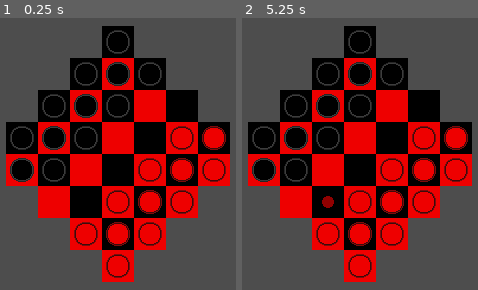
Above: before the commit, frames 1-2 (left to right).
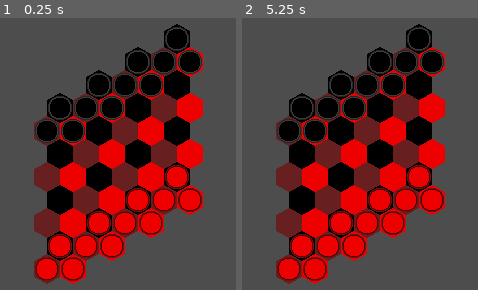
Above: after the commit, the same moments.

Repository: CattacoCattaco/Orthogonal-Checkers
Game: Godot game, scene res://game/game.tscn
The game is run twice, just before and just after one commit, with the same random seed, the same clock (stepped at 60 frames per second) and the same inputs.
Inputs (mouse positions are in pixels of both pictures, inside the frame that each line leads up to):
- Up to frame 1 (0.25 s): no input
- Up to frame 2 (5.25 s): click (263, 137) at 0.52 s; click (263, 137) at 1.27 s; click (263, 137) at 2.02 s; tap Enter at 2.75, 4.25 s; move the mouse to (outside the picture) at 2.77 s; press the mouse at (outside the picture) at 2.78 s; tap Space at 3.5, 5 s; move the mouse to (outside the picture) at 3.52 s; release the mouse at (outside the picture) at 3.53 s; click (outside the picture) at 3.6 s; move the mouse to (423, 75) at 4.27 s; press the mouse at (423, 75) at 4.28 s; move the mouse to (326, 224) at 5.02 s; release the mouse at (326, 224) at 5.03 s; click (326, 224) at 5.1 s

The runs differ from the first frame. In frame 1, 44% of the frame differs, in the area x 2-98%, y 2-98%; in frame 2, 44%.

Commit message:
Create Hex Board
The game can now be played on a hex board.

Diff:
--- a/game/board/board.gd
+++ b/game/board/board.gd
@@ -1,9 +1,18 @@
 class_name Board
 extends Node2D
 
+enum BoardShape {
+	SQUARE_OFFSET,
+	SQUARE_SQUARE,
+	HEXES_2_PLAYER,
+	HEXES_3_PLAYER,
+}
+
 ## The scene of the tiles
 @export var tile_scene: PackedScene
-## The number of tiles in each diagonal
+## The shape of the board
+@export var shape: BoardShape
+## The number of tiles in each diagonal/row
 @export var board_size: int = 4
 ## The number of diagonals with checkers on them that each side gets
 @export var checker_diagonals: int = 3
@@ -24,6 +33,14 @@
 
 
 func _place_tiles() -> void:
+	match shape:
+		BoardShape.SQUARE_OFFSET:
+			_place_square_offset_tiles()
+		BoardShape.HEXES_2_PLAYER:
+			_place_hex_2_player_tiles()
+
+
+func _place_square_offset_tiles() -> void:
 	for dark_diagonal in range(board_size):
 		var is_king_diagonal: bool = dark_diagonal == 0
 		var tile_type: Tile.TileType = (Tile.TileType.KING if is_king_diagonal
@@ -59,6 +76,57 @@
 			_place_tile(board_pos, Tile.TileColor.LIGHT, tile_type, has_pieces, piece_color)
 
 
+func _place_hex_2_player_tiles() -> void:
+	for dark_diagonal in range(board_size):
+		var is_king_diagonal: bool = dark_diagonal == 0
+		var tile_type: Tile.TileType = (Tile.TileType.KING if is_king_diagonal
+				else Tile.TileType.NORMAL)
+
+		var has_dark_pieces: bool = dark_diagonal < ceili(checker_diagonals / 3.0)
+		var has_light_pieces: bool = dark_diagonal >= board_size - floori(checker_diagonals / 3.0)
+		var has_pieces: bool = has_dark_pieces or has_light_pieces
+		var piece_color: Piece.PieceColor = (Piece.PieceColor.LIGHT if has_light_pieces
+				else Piece.PieceColor.DARK)
+
+		var diagonal_start := Vector2i(1, -1) * dark_diagonal
+
+		for column in range(board_size):
+			var board_pos := diagonal_start + Vector2i(1, 2) * column
+			_place_tile(board_pos, Tile.TileColor.DARK, tile_type, has_pieces, piece_color)
+
+	for light_diagonal in range(board_size):
+		var is_king_diagonal: bool = light_diagonal == board_size - 1
+		var tile_type: Tile.TileType = (Tile.TileType.KING if is_king_diagonal
+				else Tile.TileType.NORMAL)
+
+		var has_dark_pieces: bool = light_diagonal < floori(checker_diagonals / 3.0)
+		var has_light_pieces: bool = light_diagonal >= board_size - ceili(checker_diagonals / 3.0)
+		var has_pieces: bool = has_dark_pieces or has_light_pieces
+		var piece_color: Piece.PieceColor = (Piece.PieceColor.LIGHT if has_light_pieces
+				else Piece.PieceColor.DARK)
+
+		var diagonal_start := Vector2i(1, 0) + Vector2i(1, -1) * light_diagonal
+
+		for column in range(board_size):
+			var board_pos := diagonal_start + Vector2i(1, 2) * column
+			_place_tile(board_pos, Tile.TileColor.LIGHT, tile_type, has_pieces, piece_color)
+
+	for mid_diagonal in range(board_size):
+		var tile_type: Tile.TileType = Tile.TileType.NORMAL
+
+		var has_dark_pieces: bool = mid_diagonal < roundi(checker_diagonals / 3.0)
+		var has_light_pieces: bool = mid_diagonal >= board_size - roundi(checker_diagonals / 3.0)
+		var has_pieces: bool = has_dark_pieces or has_light_pieces
+		var piece_color: Piece.PieceColor = (Piece.PieceColor.LIGHT if has_light_pieces
+				else Piece.PieceColor.DARK)
+
+		var diagonal_start := Vector2i(0, -1) + Vector2i(1, -1) * mid_diagonal
+
+		for column in range(board_size):
+			var board_pos := diagonal_start + Vector2i(1, 2) * column
+			_place_tile(board_pos, Tile.TileColor.MID, tile_type, has_pieces, piece_color)
+
+
 func _place_tile(board_pos: Vector2i, color: Tile.TileColor, type: Tile.TileType, place_piece: bool,
 		piece_color: Piece.PieceColor) -> void:
 	var tile: Tile = tile_scene.instantiate()
@@ -66,19 +134,57 @@
 	tiles[board_pos] = tile
 
 	tile.pos = board_pos
-	tile.position = tile.pos * 32 + get_bounds().position
 	tile.color = color
 	tile.type = type
 	tile.board = self
+
+	match shape:
+		BoardShape.SQUARE_OFFSET, BoardShape.SQUARE_SQUARE:
+			tile.shape = Tile.TileShape.SQUARE
+		BoardShape.HEXES_2_PLAYER:
+			tile.shape = Tile.TileShape.HEX_2_WAY
+		BoardShape.HEXES_3_PLAYER:
+			tile.shape = Tile.TileShape.HEX_3_WAY
+
+	match tile.shape:
+		Tile.TileShape.SQUARE:
+			tile.position = get_bounds().position + tile.pos * 32
+		Tile.TileShape.HEX_2_WAY, Tile.TileShape.HEX_3_WAY:
+			var x_offset: int = 13
+			var y_offset: int = 23 * (board_size - 1)
+
+			tile.position = get_bounds().position + Vector2i(x_offset, y_offset) + (
+					tile.pos.x * Vector2i(13, 23)
+					+ tile.pos.y * Vector2i(13, -23)
+			)
 
 	if place_piece:
 		tile.add_piece(piece_color, Piece.PieceType.CHECKER)
 
 
 func get_bounds() -> Rect2i:
-	var rect_pos := Vector2i(-board_size * 32 + 16, -board_size * 32)
-	var rect_size := Vector2i(board_size * 2 - 1, board_size * 2) * 32
-	return Rect2i(rect_pos, rect_size)
+	match shape:
+		BoardShape.SQUARE_OFFSET:
+			var width: int = board_size * 64 - 32
+			var height: int = board_size * 64
+
+			@warning_ignore("integer_division")
+			var rect_pos := Vector2i(-width / 2, -height / 2)
+			var rect_size := Vector2i(width, height)
+
+			return Rect2i(rect_pos, rect_size)
+		BoardShape.HEXES_2_PLAYER:
+			var width: int = 26 * (board_size + ((board_size + 1) >> 1)) + (
+					13 if board_size % 2 == 0 else 0)
+			var height: int = 53 + 69 * (board_size - 1)
+
+			@warning_ignore("integer_division")
+			var rect_pos := Vector2i(-width / 2, -height / 2)
+			var rect_size := Vector2i(width, height)
+
+			return Rect2i(rect_pos, rect_size)
+
+	return Rect2i(0, 0, 0, 0)
 
 
 func next_turn() -> void:
--- a/game/board/piece/piece.gd
+++ b/game/board/piece/piece.gd
@@ -33,6 +33,9 @@
 	if board.selected_piece != self:
 		select()
 	else:
+		if board.is_in_chain_jump and board.turn == color:
+			board.next_turn()
+
 		deselect()
 
 
@@ -44,9 +47,6 @@
 
 	if board.selected_piece == self:
 		board.selected_piece = null
-
-	if board.is_in_chain_jump and board.turn == color:
-		board.next_turn()
 
 
 func select() -> void:
@@ -86,6 +86,18 @@
 
 
 func get_move_directions() -> Array[Vector2i]:
+	match board.tiles[pos].shape:
+		Tile.TileShape.SQUARE:
+			return _get_square_move_directions()
+		Tile.TileShape.HEX_2_WAY:
+			return _get_hex_2_way_move_directions()
+		Tile.TileShape.HEX_3_WAY:
+			return _get_hex_3_way_move_directions()
+
+	return []
+
+
+func _get_square_move_directions() -> Array[Vector2i]:
 	match type:
 		PieceType.CHECKER:
 			if color == PieceColor.LIGHT:
@@ -94,6 +106,48 @@
 				return [Vector2i(1, 0), Vector2i(0, 1)]
 		PieceType.CHECKER_KING:
 			return [Vector2i(-1, 0), Vector2i(0, -1), Vector2i(1, 0), Vector2i(0, 1)]
+
+	return []
+
+
+func _get_hex_2_way_move_directions() -> Array[Vector2i]:
+	match type:
+		PieceType.CHECKER:
+			if color == PieceColor.LIGHT:
+				return [Vector2i(-1, 0), Vector2i(0, 1), Vector2i(-1, -1)]
+			elif color == PieceColor.DARK:
+				return [Vector2i(1, 0), Vector2i(0, -1), Vector2i(1, 1)]
+		PieceType.CHECKER_KING:
+			return [
+				Vector2i(-1, 0),
+				Vector2i(0, -1),
+				Vector2i(-1, -1),
+				Vector2i(1, 0),
+				Vector2i(0, 1),
+				Vector2i(1, 1),
+			]
+
+	return []
+
+
+func _get_hex_3_way_move_directions() -> Array[Vector2i]:
+	match type:
+		PieceType.CHECKER:
+			if color == PieceColor.LIGHT:
+				return [Vector2i(-1, 0), Vector2i(-1, -1)]
+			elif color == PieceColor.DARK:
+				return [Vector2i(1, 0), Vector2i(0, -1)]
+			else:
+				return [Vector2i(0, 1), Vector2i(1, 1)]
+		PieceType.CHECKER_KING:
+			return [
+				Vector2i(-1, 0),
+				Vector2i(0, -1),
+				Vector2i(-1, -1),
+				Vector2i(1, 0),
+				Vector2i(0, 1),
+				Vector2i(1, 1),
+			]
 
 	return []
 
--- a/game/board/tile/hex/hex_tile.tscn
+++ b/game/board/tile/hex/hex_tile.tscn
@@ -6,7 +6,7 @@
 [sub_resource type="AtlasTexture" id="AtlasTexture_ntfmg"]
 resource_local_to_scene = true
 atlas = ExtResource("1_3hve4")
-region = Rect2(0, 0, 30, 26)
+region = Rect2(0, 0, 26, 30)
 
 [node name="HexTile" type="Sprite2D"]
 use_parent_material = true
--- a/game/board/tile/tile.gd
+++ b/game/board/tile/tile.gd
@@ -1,5 +1,11 @@
 class_name Tile
 extends Sprite2D
+
+enum TileShape {
+	SQUARE,
+	HEX_2_WAY,
+	HEX_3_WAY,
+}
 
 enum TileColor {
 	LIGHT,
@@ -24,6 +30,8 @@
 
 var type: TileType = TileType.NORMAL:
 	set = _set_type
+
+var shape: TileShape = TileShape.SQUARE
 
 var pos: Vector2i
 
--- a/game/game.tscn
+++ b/game/game.tscn
@@ -4,7 +4,7 @@
 [ext_resource type="Script" uid="uid://bfs6p6teyhp8i" path="res://game/board/board.gd" id="1_h7iqs"]
 [ext_resource type="Script" uid="uid://b4psjqtwxtgxf" path="res://game/draggable_camera.gd" id="1_l1rk1"]
 [ext_resource type="Texture2D" uid="uid://cdg51ry5ky8wo" path="res://game/board/palettes/classic.png" id="2_dakft"]
-[ext_resource type="PackedScene" uid="uid://c5uuuhrwasagt" path="res://game/board/tile/square/square_tile.tscn" id="2_vasa2"]
+[ext_resource type="PackedScene" uid="uid://cpsghawqcekgv" path="res://game/board/tile/hex/hex_tile.tscn" id="4_dxrkv"]
 
 [sub_resource type="ShaderMaterial" id="ShaderMaterial_u5opy"]
 shader = ExtResource("1_dxrkv")
@@ -15,7 +15,8 @@
 [node name="Board" type="Node2D" parent="."]
 material = SubResource("ShaderMaterial_u5opy")
 script = ExtResource("1_h7iqs")
-tile_scene = ExtResource("2_vasa2")
+tile_scene = ExtResource("4_dxrkv")
+shape = 2
 
 [node name="DraggableCamera" type="Camera2D" parent="." node_paths=PackedStringArray("board")]
 script = ExtResource("1_l1rk1")
Binary file changed: game/board/tile/hex/hexes.png
Not shown, changed: builds/web/index.html
Not shown, changed: builds/web/index.pck
